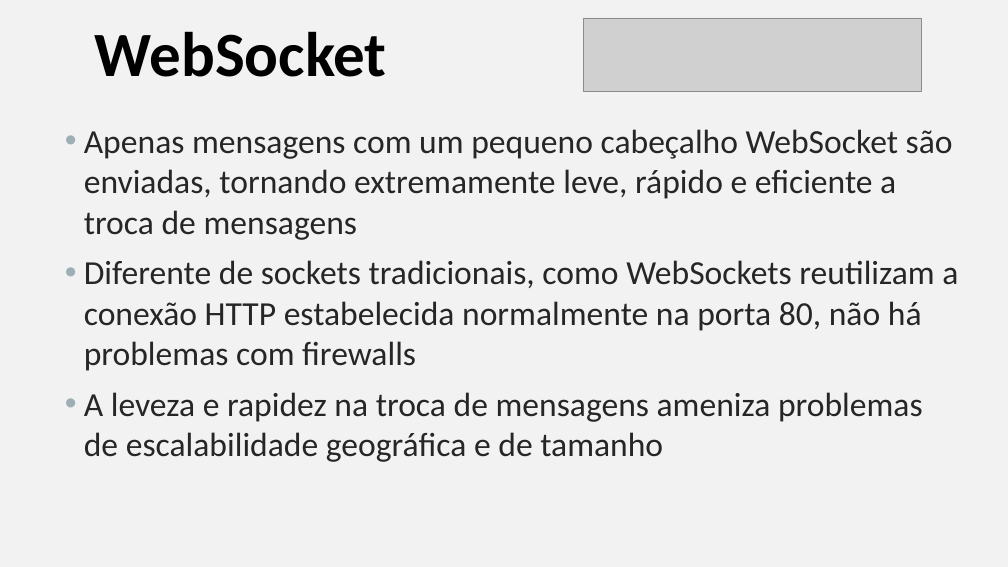
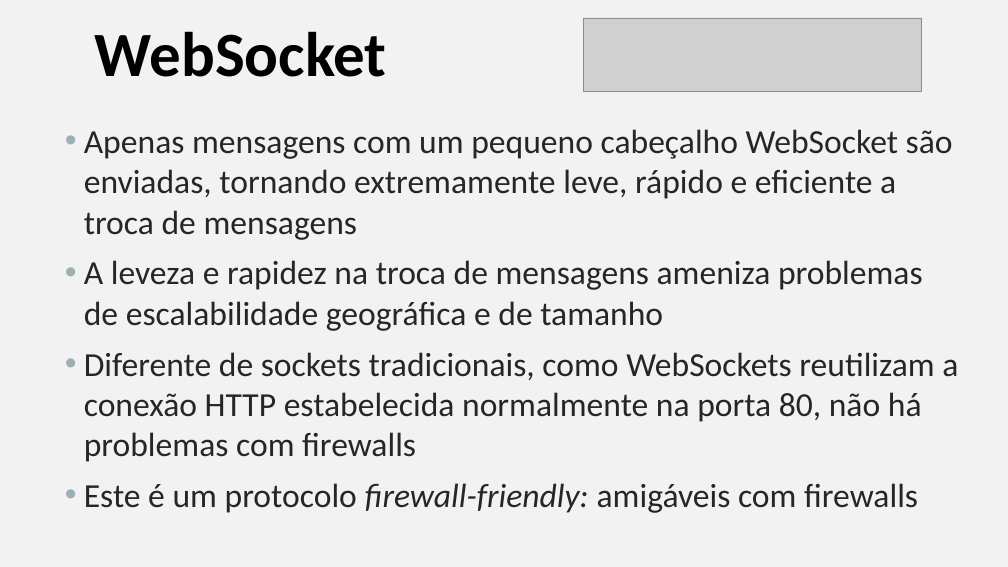
Before and after one commit to manoelcampos/sistemas-distribuidos, a slide deck: slide 4 of projects/02-websocket-chat-nodejs/websocket.pptx. Drawn at 1008x567 pixels with LibreOffice and Linux fonts; fonts in the diff are those of the drawing; grey boxes stand for pictures. Boxes give left, top, right and bottom in pixels: in the first picture for what was removed or moved away, otherwise in the second. Text is boxed around its words. In the diff, an @@ line names an element or a change of style, - is before the commit and + after.

Commit message:
Atualiza apresentação de WebSocket
- Mostra que ser amigável a firewalls não
  é apenas uma questão de usar a porta 80
- Fala sobre ferramentas de Deep Packet Inspection

```diff
--- a/projects/02-websocket-chat-nodejs/websocket.pptx
+++ b/projects/02-websocket-chat-nodejs/websocket.pptx
@@ text at box(84, 260, 923, 331): paragraph added @@
+• A leveza e rapidez na troca de mensagens ameniza problemas de escalabilidade geográfica e de tamanho
@@ text at box(84, 483, 918, 513): text changed @@
-• A leveza e rapidez na troca de mensagens ameniza problemas de escalabilidade geográfica e de tamanho
+• Este é um protocolo firewall-friendly: amigáveis com firewalls
```
Also in this commit, not shown: 4 slides added.
